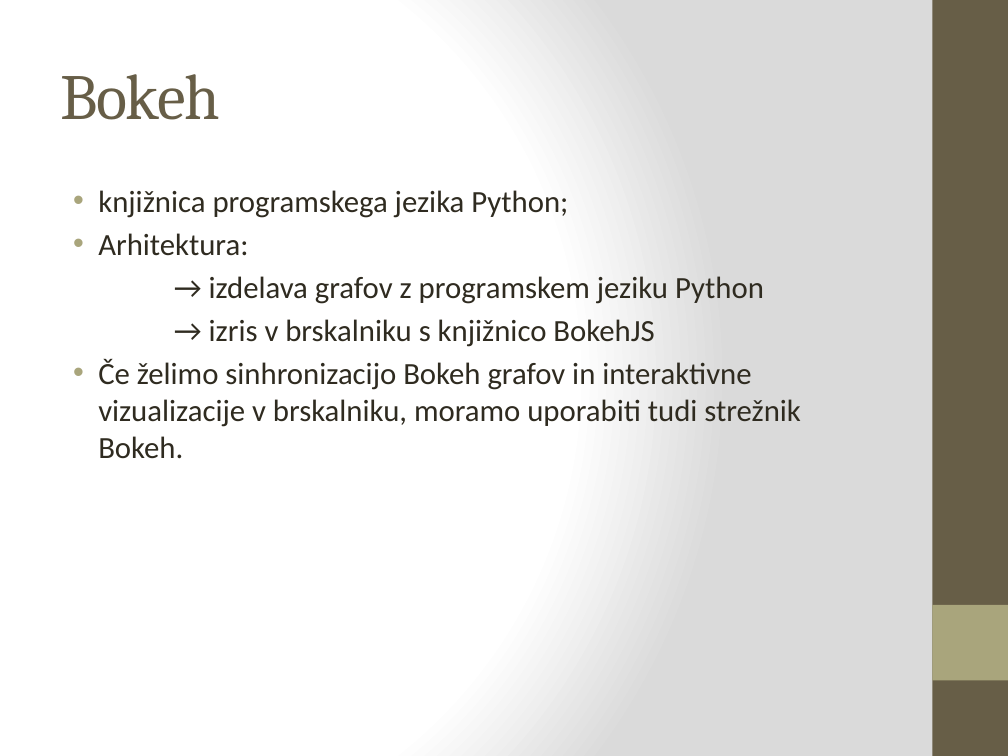
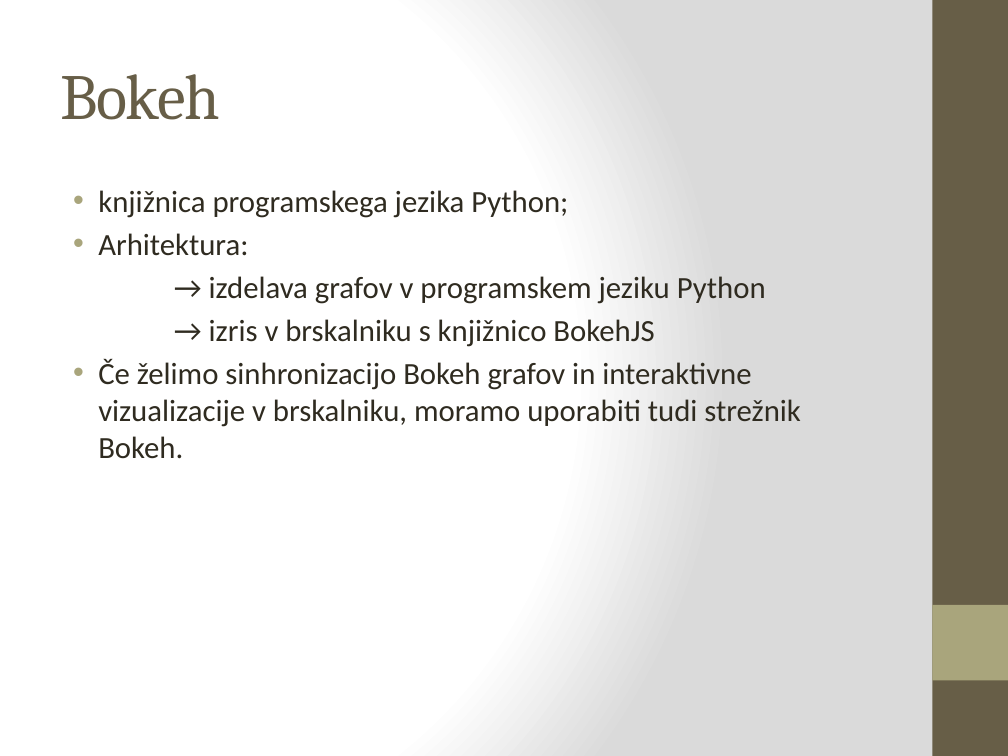
Before and after one commit to nezabelej/FDA_bokeh, a slide deck: slide 2 of seminar.pptx. Drawn at 1008x756 pixels with LibreOffice and Linux fonts; fonts in the diff are those of the drawing. Boxes give left, top, right and bottom in pixels: in the first picture for what was removed or moved away, otherwise in the second. Text is boxed around its words. In the diff, an @@ line names an element or a change of style, - is before the commit and + after.

Commit message:
Ppt updated

```diff
--- a/seminar.pptx
+++ b/seminar.pptx
@@ text at (209, 276, 766, 304): text changed @@
-→ izdelava grafov z programskem jeziku Python
+→ izdelava grafov v programskem jeziku Python
```
Also in this commit, not shown: 3 slides added, 3 slides removed, 7 other files.
